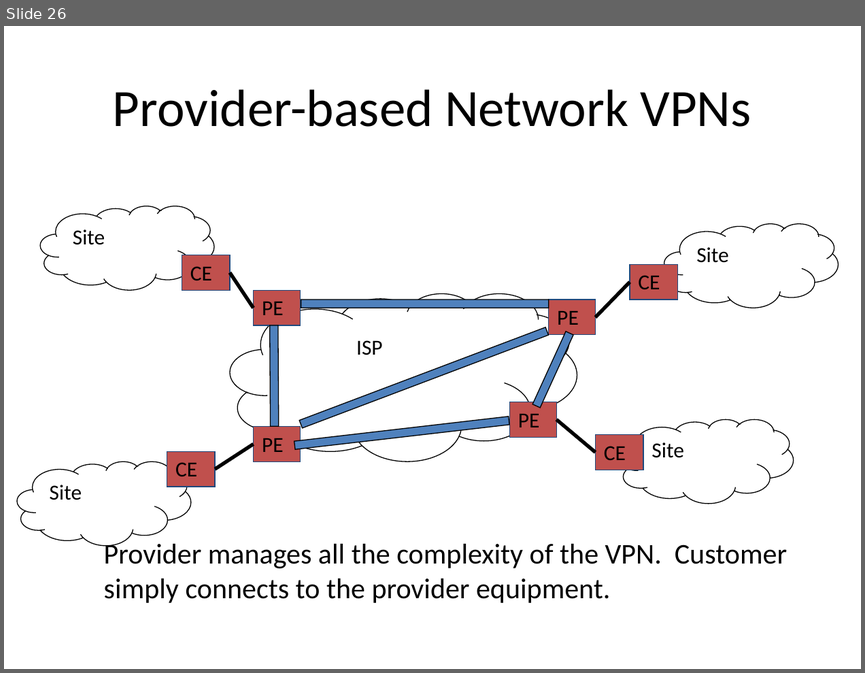
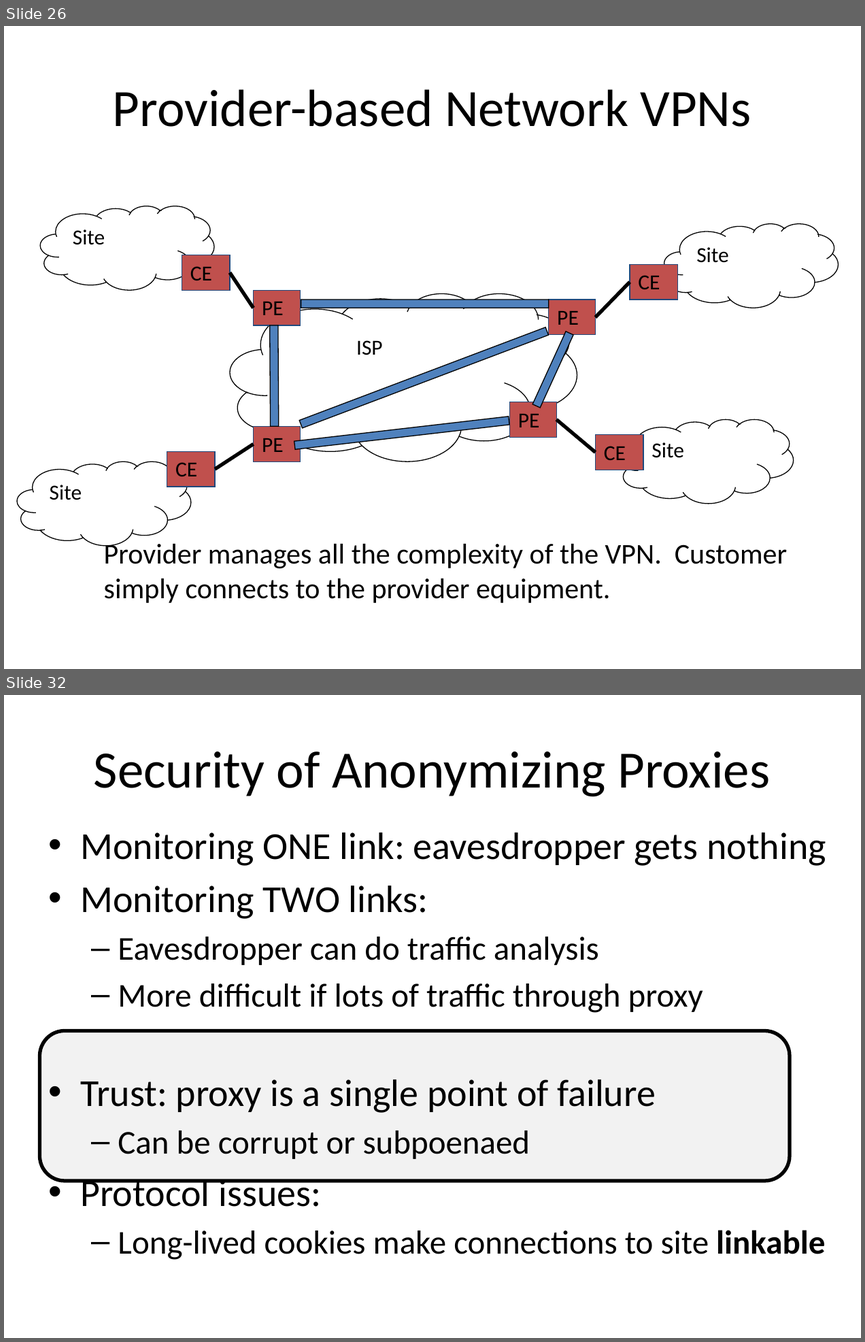
Before and after one commit to noise-lab/security-course, a slide deck: fall2016/lectures/18-IDS-VPN.pptx. Shown one above the other, each under a label of ours: slide 26 before the commit, slides 26 and 32 after it; the slides between them are not shown. The pictures are 865x673 and 865x1342 pixels, drawn with LibreOffice and Linux fonts; fonts in the diff are those of the drawing. Boxes give left, top, right and bottom in pixels: in the first picture for what was removed or moved away, otherwise in the second. Text is boxed around its words. In the diff, an @@ line names an element or a change of style, - is before the commit and + after.

```diff
--- a/fall2016/lectures/18-IDS-VPN.pptx
+++ b/fall2016/lectures/18-IDS-VPN.pptx
@@ slide 32 added at box(4, 695, 861, 1338), background #FFFFFF @@
@@ title added at box(94, 751, 770, 797), 44 pt, text #000000 @@
+Security of Anonymizing Proxies
@@ text added at box(80, 832, 826, 1259), 28 pt, text #000000 @@
+• Monitoring ONE link: eavesdropper gets nothing
+• Monitoring TWO links:
+  – Eavesdropper can do traffic analysis
+  – More difficult if lots of traffic through proxy
+• Trust: proxy is a single point of failure
+  – Can be corrupt or subpoenaed
+• Protocol issues:
+  – Long-lived cookies make connections to site linkable
@@ rounded rectangle added at box(40, 1031, 789, 1181), fill #F2F2F2, outline #000000 3 pt @@
```
Also in this commit, not shown: 10 slides changed, 42 other slides added, 1 slide removed, 8 other files.
